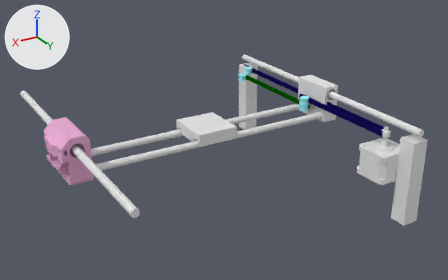
Before and after pictures for a commit that changed the Blender file corexy.blend.
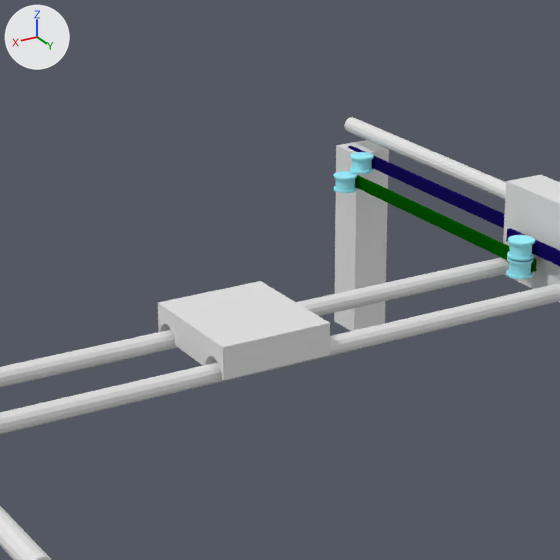
Each version is shown whole from a 50 mm camera at (339.0, 608.0, 254.0) aimed at (-8.0, 31.0, -35.0), then close up on the part from 27% to 71% of the width and 5% to 75% of the height. The axes (+X, +Y, +Z) are drawn at upper left. The lights are the same throughout.
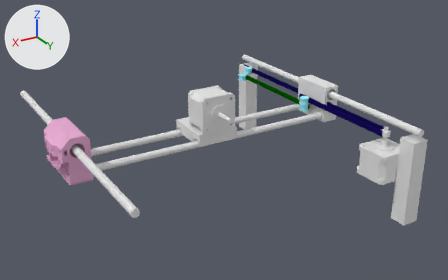
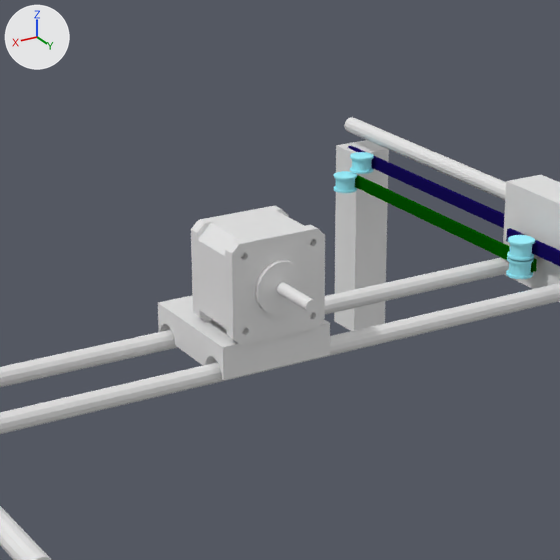
Commit message: Extruder motor in blender

Boxes (x1, y1, x2, y2) around the edits, measured in the close-ups (560 x 560 px):
'Motor NEMA17.001', added: after (191, 206, 325, 345)

Edits to the bpy script that builds the scene:
```text
Add ob_motor_nema17_001:
    ob_motor_nema17_001 = bpy.data.objects.new('Motor NEMA17.001', me_motor_nema17.copy())  # the mesh of ob_motor_nema17
    ob_motor_nema17_001.location = (10.0, 33.0, 7.0)
    ob_motor_nema17_001.rotation_euler = (4.712, 0.0, 0.0)  # degrees (270, 0, 0)
```
